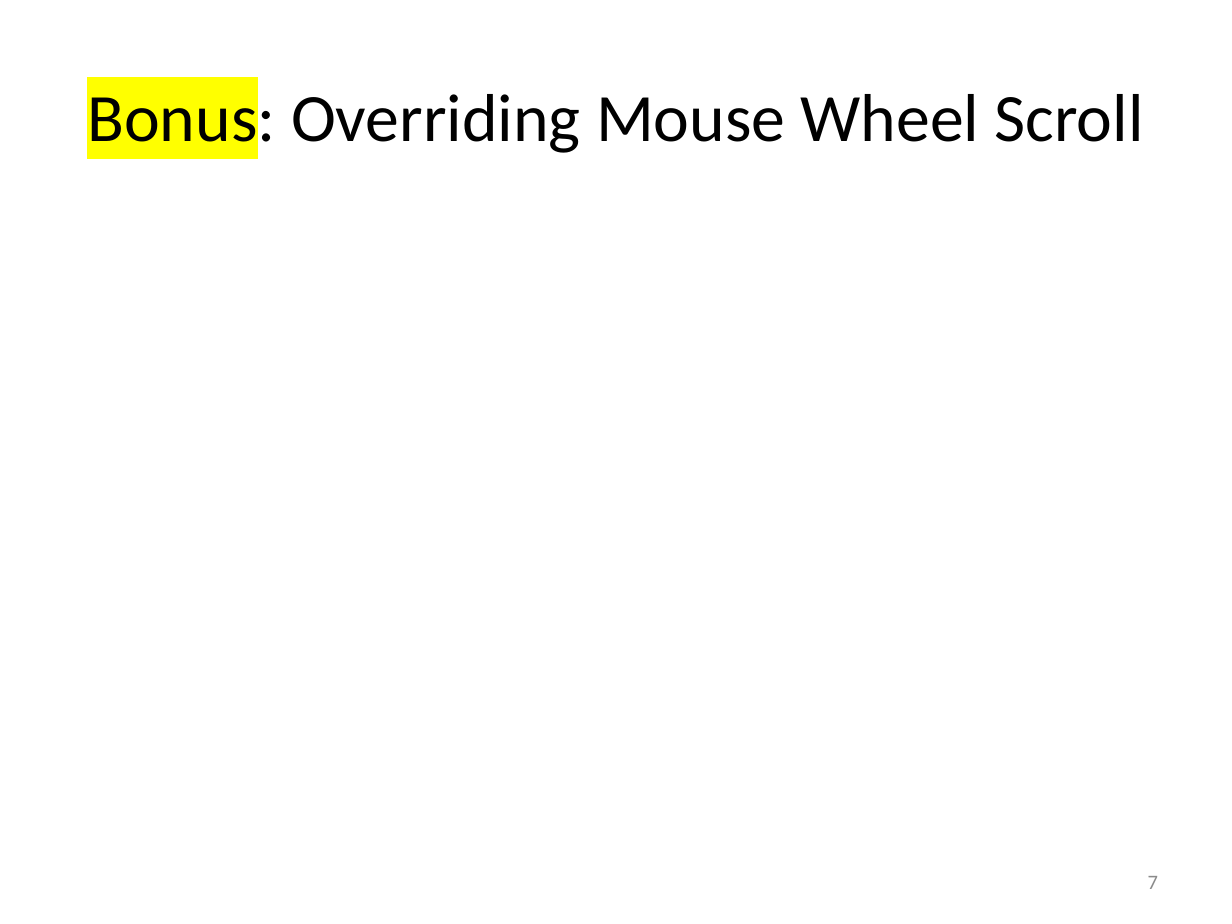
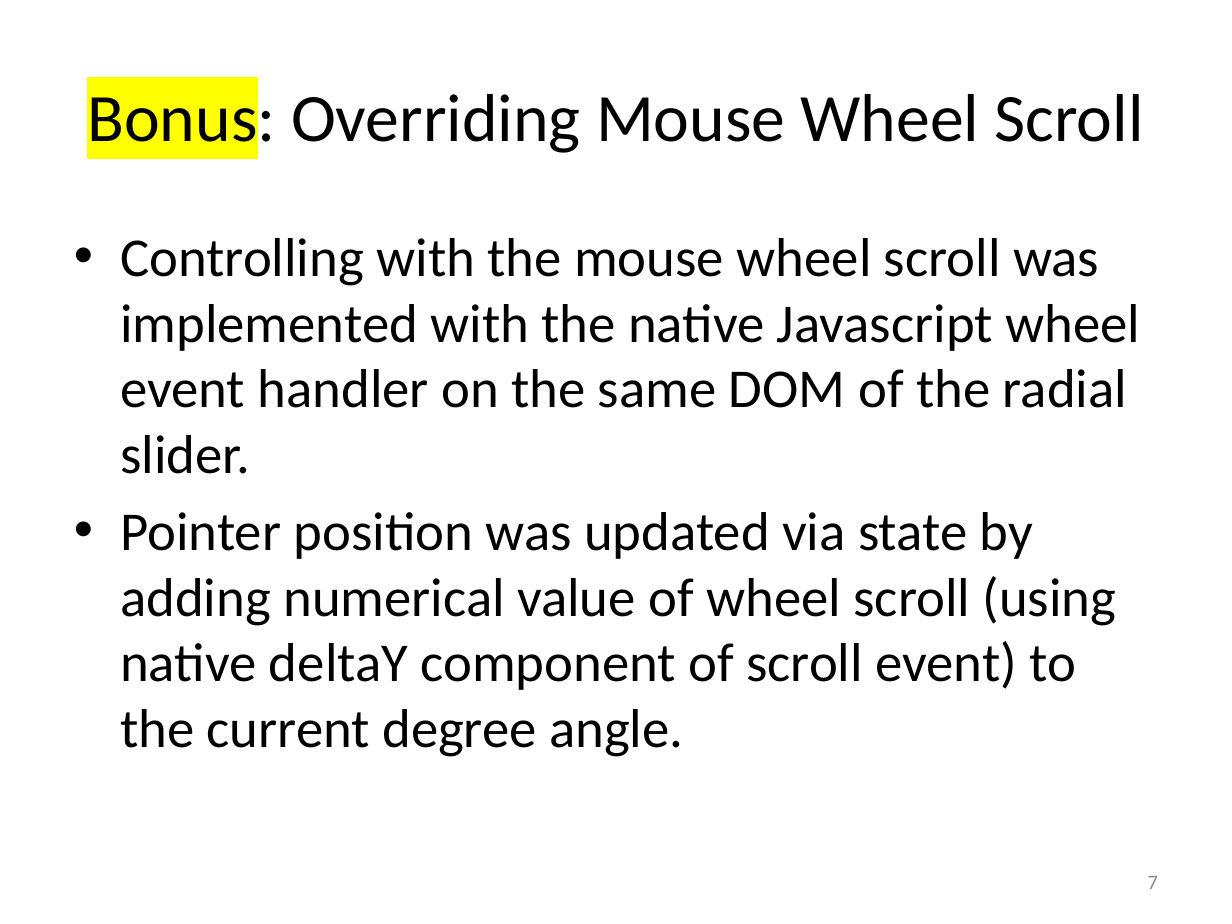
Before and after one commit to adileyzekmoon/CS3249_Assignment3, a slide deck: slide 7 of documents/CS3249 Assn3 template.pptx. Drawn at 1232x924 pixels with LibreOffice and Linux fonts; fonts in the diff are those of the drawing. Boxes give left, top, right and bottom in pixels: in the first picture for what was removed or moved away, otherwise in the second. Text is boxed around its words. In the diff, an @@ line names an element or a change of style, - is before the commit and + after.

Commit message:
added scroll function and completed documentation

```diff
--- a/documents/CS3249 Assn3 template.pptx
+++ b/documents/CS3249 Assn3 template.pptx
@@ text added at [120, 238, 1140, 757], 32 pt, text #000000 @@
+• Controlling with the mouse wheel scroll was implemented with the native Javascript wheel event handler on the same DOM of the radial slider.
+• Pointer position was updated via state by adding numerical value of wheel scroll (using native deltaY component of scroll event) to the current degree angle.
```
Also in this commit, not shown: 6 other slides changed, 11 other files.
